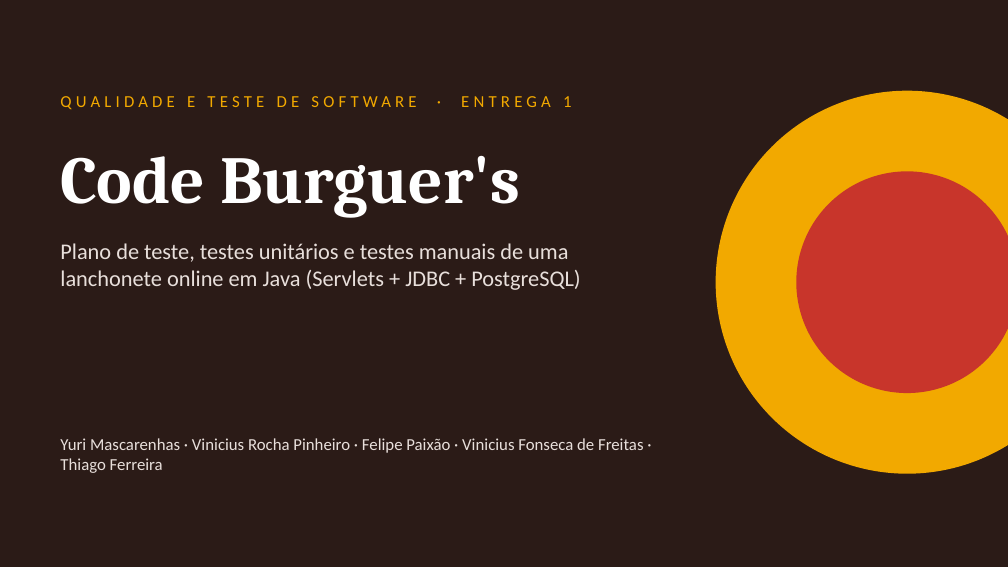
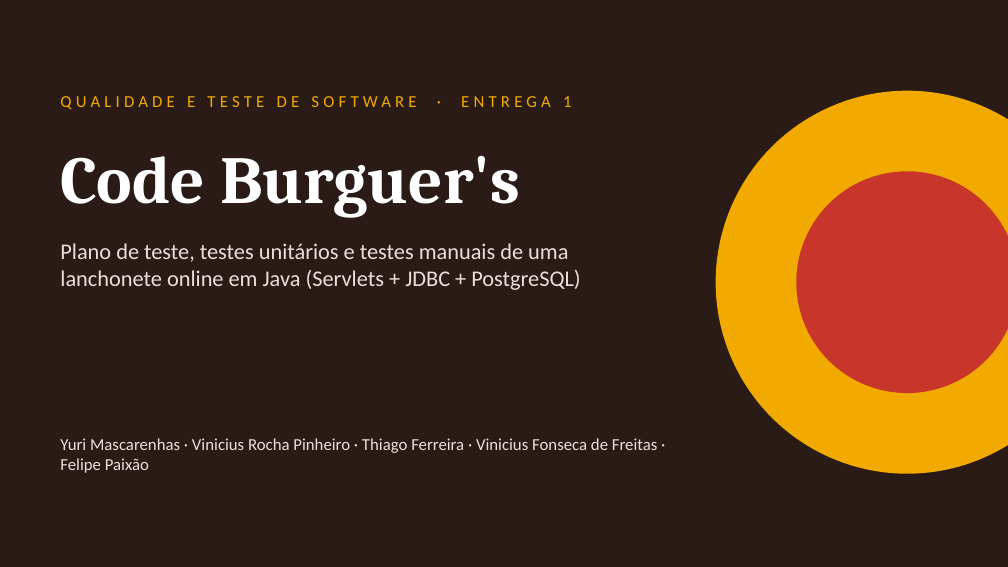
Before and after one commit to vini-pinheiro/trabalho-qualidade-e-teste-de-software, a slide deck: slide 1 of docs/entrega-1/apresentacao/apresentacao-entrega-1.pptx. Drawn at 1008x567 pixels with LibreOffice and Linux fonts; fonts in the diff are those of the drawing. Boxes give left, top, right and bottom in pixels: in the first picture for what was removed or moved away, otherwise in the second. Text is boxed around its words. In the diff, an @@ line names an element or a change of style, - is before the commit and + after.

Commit message:
docs: roteiro em formato teleprompter e ajustes na apresentação
- falas reescritas em linguagem falada, uma ideia por linha, com marcações de pausa
- cartões de situação e de defeito passam a nomear o responsável e a issue
- Thiago Ferreira em clientes e Felipe Paixão em estoque
- roteiro em PDF paisagem, fonte grande, com cabeçalho de quem fala em cada página

```diff
--- a/docs/entrega-1/apresentacao/apresentacao-entrega-1.pptx
+++ b/docs/entrega-1/apresentacao/apresentacao-entrega-1.pptx
@@ text at bbox=[60, 438, 658, 473]: text changed @@
-Yuri Mascarenhas · Vinicius Rocha Pinheiro · Felipe Paixão · Vinicius Fonseca de Freitas · Thiago Ferreira
+Yuri Mascarenhas · Vinicius Rocha Pinheiro · Thiago Ferreira · Vinicius Fonseca de Freitas · Felipe Paixão
```
Also in this commit, not shown: 8 other slides changed, 3 other files.
